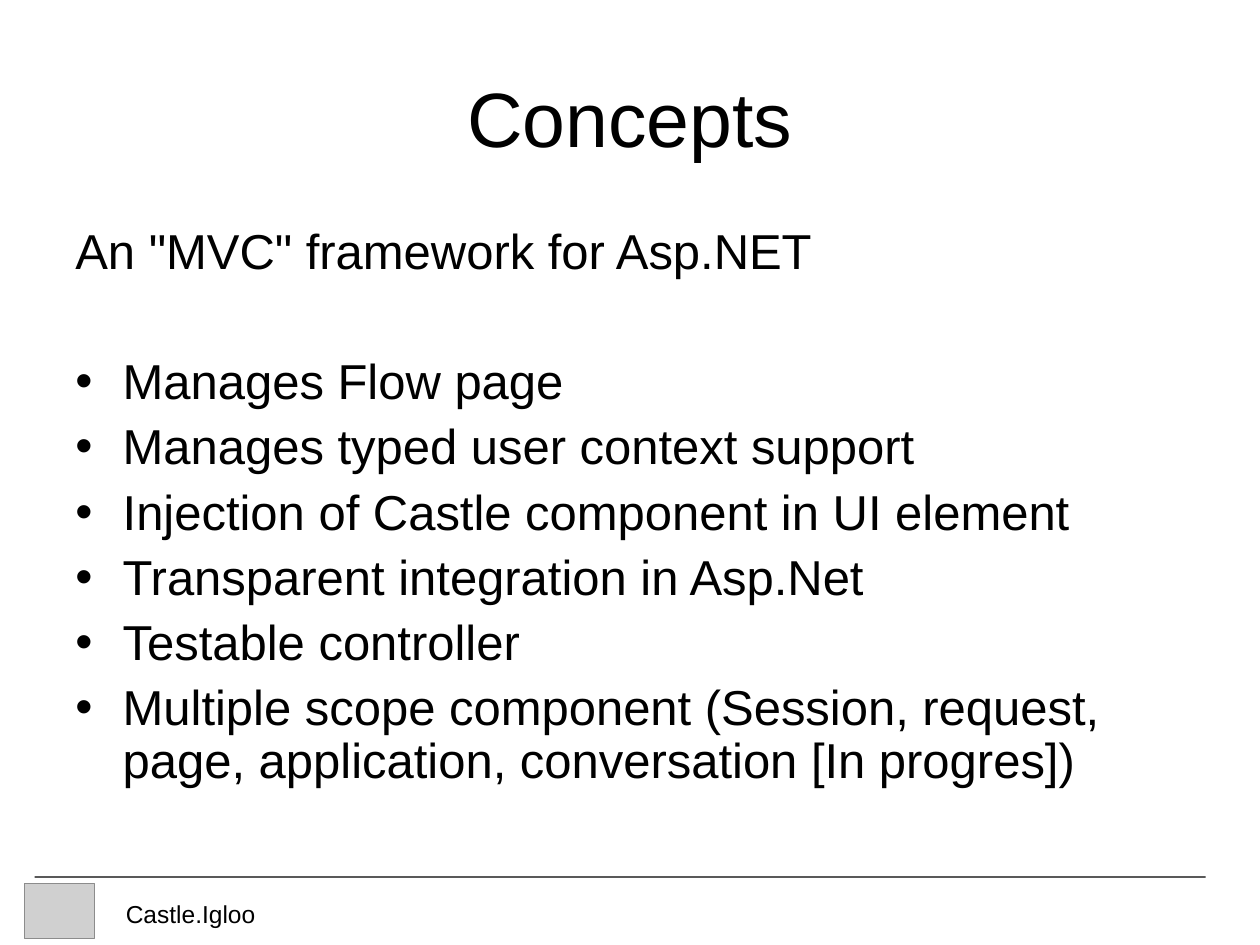
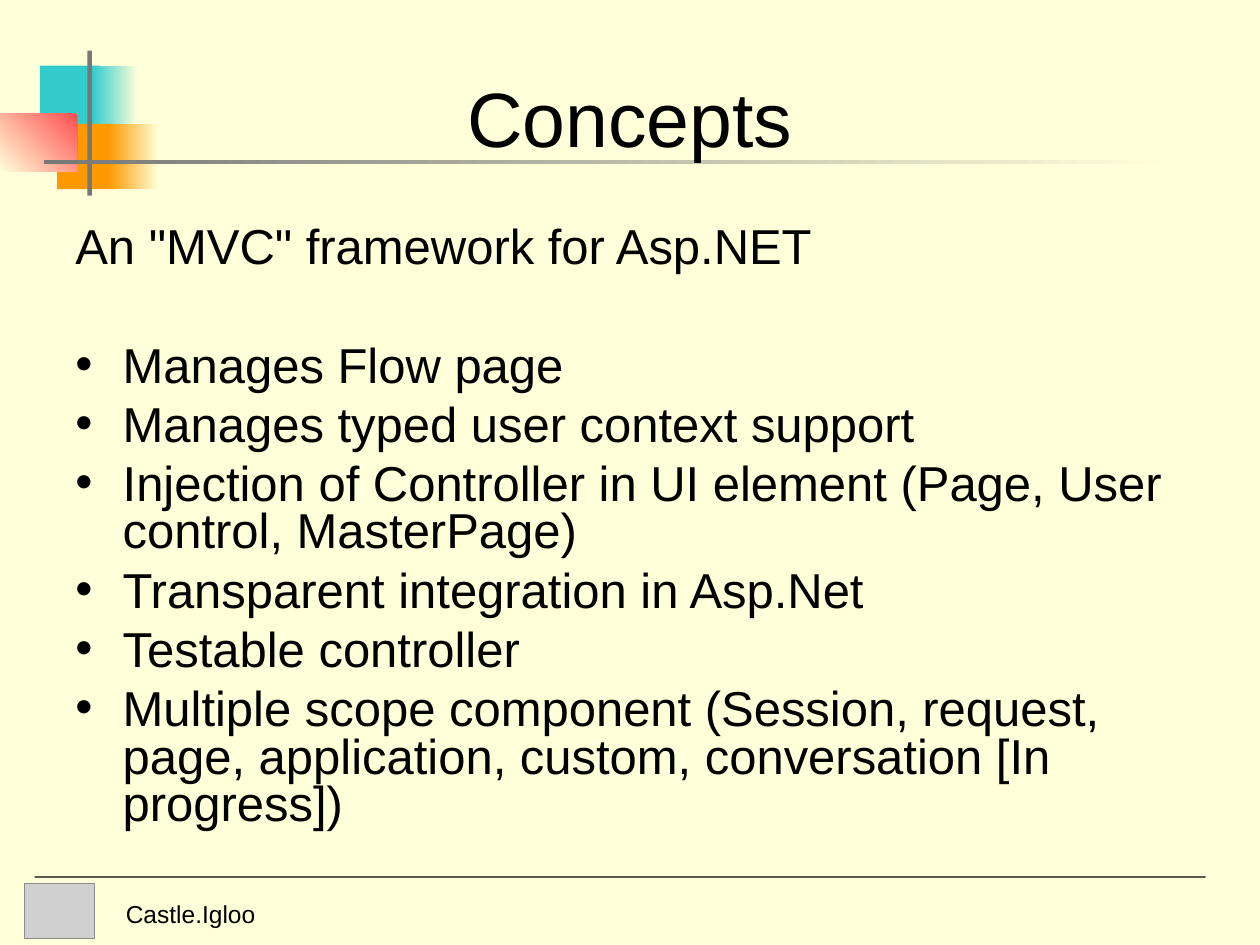
Before and after one commit to castleproject/Core, a slide deck: slide 3 of Experiments/Castle.Igloo/doc/Igloo Presentation.ppt. Drawn at 1260x945 pixels with LibreOffice and Linux fonts; fonts in the diff are those of the drawing; grey boxes stand for pictures. Boxes give left, top, right and bottom in pixels: in the first picture for what was removed or moved away, otherwise in the second. Text is boxed around its words. In the diff, an @@ line names an element or a change of style, - is before the commit and + after.

```diff
--- a/Experiments/Castle.Igloo/doc/Igloo Presentation.ppt
+++ b/Experiments/Castle.Igloo/doc/Igloo Presentation.ppt
@@ background #FFFFFF to #FFFFD9 @@
@@ rectangle added at <box>87,50,91,195</box>, fill #777777 @@
@@ rectangle added at <box>40,66,101,131</box>, fill #33CCCC @@
@@ rectangle added at <box>93,66,139,131</box>, fill gradient #FFFFD9 to #33CCCC @@
@@ rectangle added at <box>0,113,77,171</box>, fill gradient #FF5050 to #FFFFD9 @@
@@ rectangle added at <box>57,123,115,189</box>, fill #FF9900 @@
@@ rectangle added at <box>108,123,159,189</box>, fill gradient #FFFFD9 to #FF9900 @@
@@ rectangle added at <box>44,160,1178,164</box>, fill gradient #FFFFD9 to #777777 @@
@@ text at <box>75,228,914,668</box>: line spacing 0.9 to 0.8 @@
@@ text at <box>123,465,1161,558</box>: text changed @@
-• Injection of Castle component in UI element
+• Injection of Controller in UI element (Page, User control, MasterPage)
@@ text at <box>123,690,1099,831</box>: text changed @@
-• Multiple scope component (Session, request, page, application, conversation [In progres])
+• Multiple scope component (Session, request, page, application, custom, conversation [In progress])
```
Also in this commit, not shown: 11 other slides changed, 8 slides added, 1 slide removed, 2 other files.
